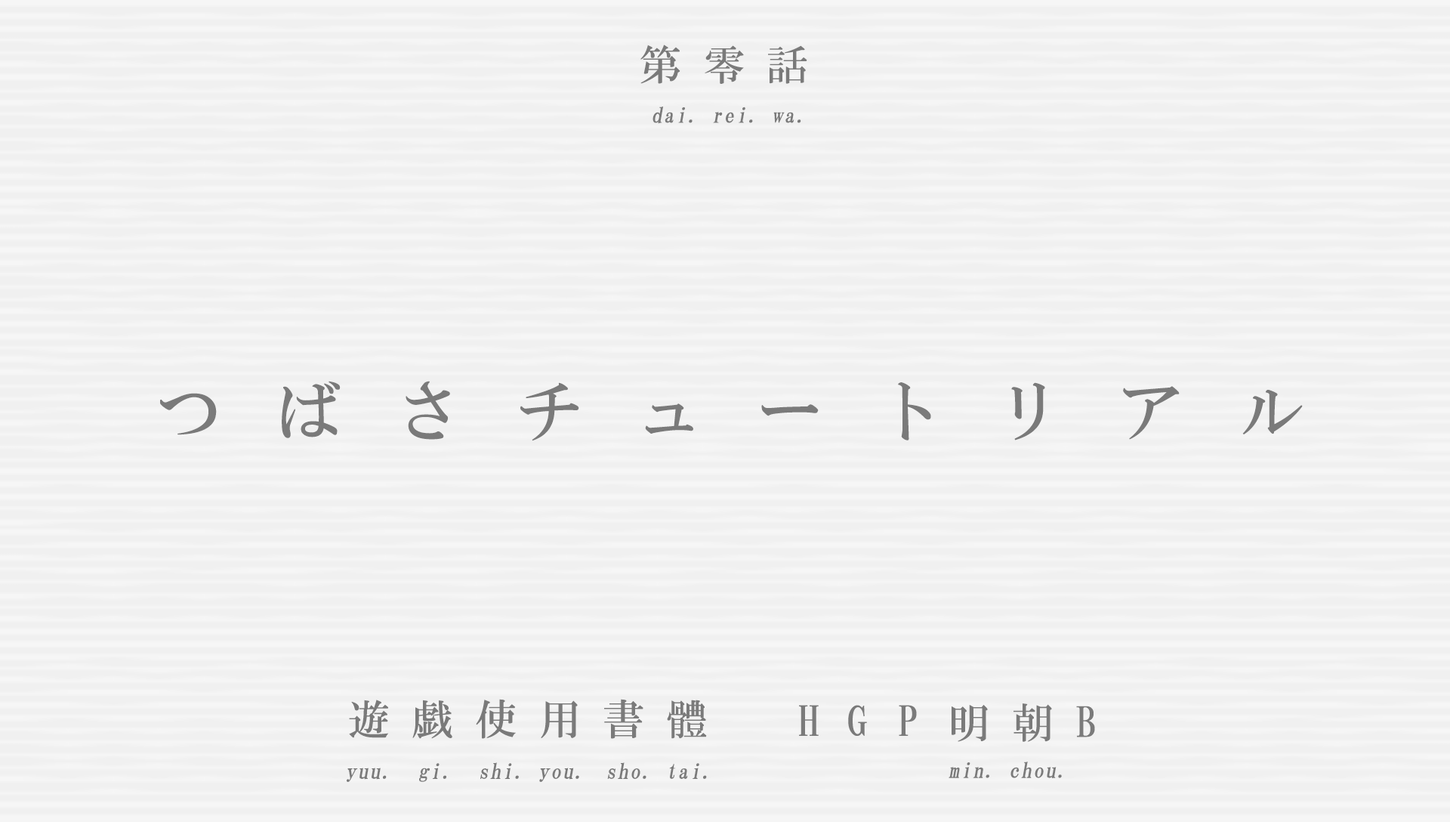
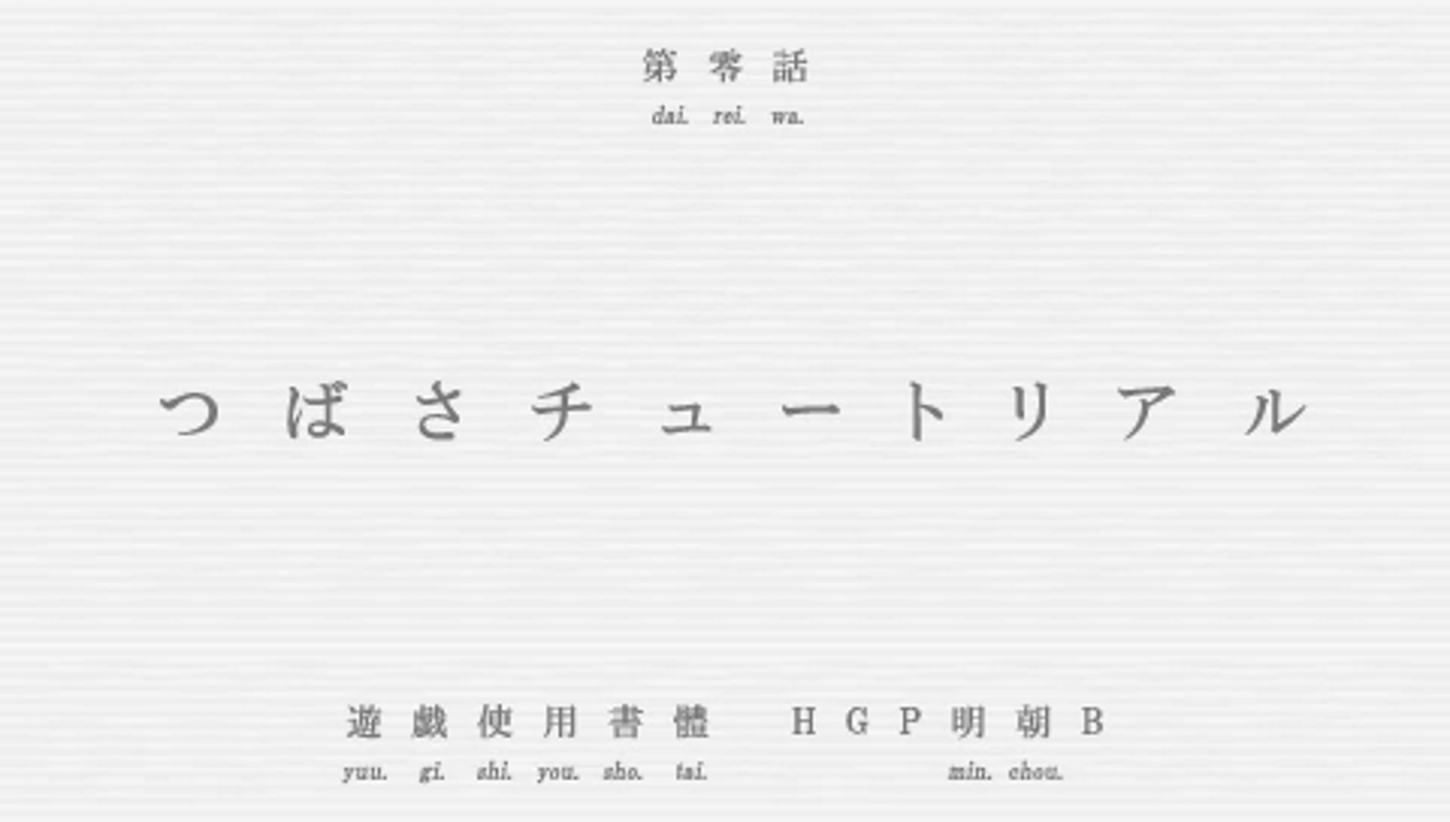
Revision of a layered 1450×822 image; what changed, layer by layer:
renamed "min. chou." to "ｍin. chou.", moved it into group "regular", painted on it over [946, 761, 1062, 779]
moved "yuu. gi. shi. you. sho. tai." (2nd of 2, in "regular") into group "regular", painted on it over [342, 760, 707, 783]
renamed "dai. rei. wa." to "dai. rei. ｗa.", moved it into group "regular", painted on it over [652, 104, 804, 124]
renamed "HGP" to "ＨＧＰ Ｂ", moved it into group "regular", painted on it over [792, 704, 1103, 736]
renamed "明朝B" to "明朝", moved it into group "regular", painted on it over [951, 703, 1096, 742]
moved "遊戯使用書體" (2nd of 2, in "regular") into group "regular", painted on it over [346, 698, 709, 739]
moved "第零話" (2nd of 2, in "regular") into group "regular", painted on it over [640, 44, 808, 84]
moved "つばさチュートリアル" (2nd of 2, in "regular") into group "regular", painted on it over [160, 380, 1305, 442]
moved "Layer 2" (2nd of 2, in "regular") into group "regular" over [0, 0, 1450, 818]
